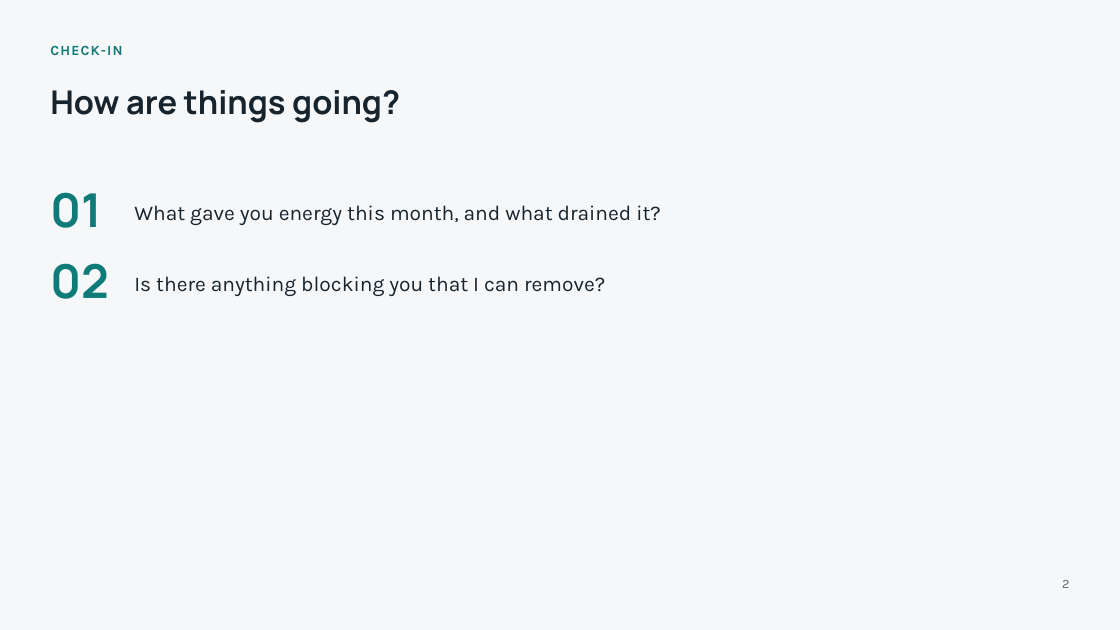
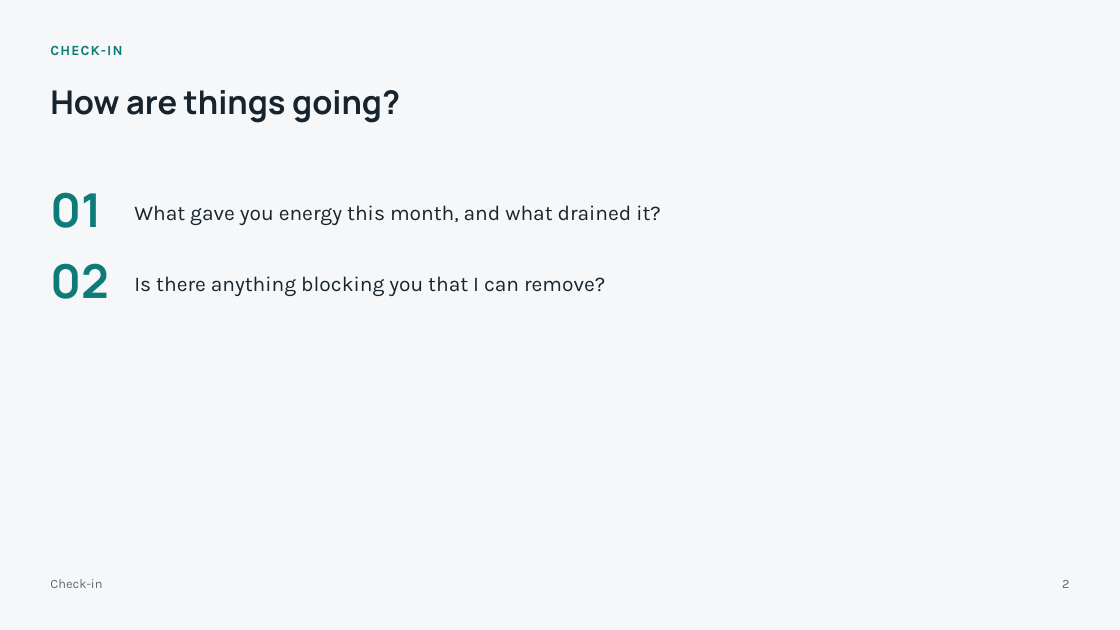
Before and after one commit to vinivaliati/vinivaliati-ai-template, a slide deck: slide 2 of skills/presentations/assets/one-on-one.pptx. Drawn at 1120x630 pixels with LibreOffice and Linux fonts; fonts in the diff are those of the drawing. Boxes give left, top, right and bottom in pixels: in the first picture for what was removed or moved away, otherwise in the second. Text is boxed around its words. In the diff, an @@ line names an element or a change of style, - is before the commit and + after.

```diff
--- a/skills/presentations/assets/one-on-one.pptx
+++ b/skills/presentations/assets/one-on-one.pptx
@@ text added at <box>50,579,102,588</box>, 11 pt, text #5E6C77 @@
+Check-in
```
Also in this commit, not shown: 4 other slides changed, 29 other files.
